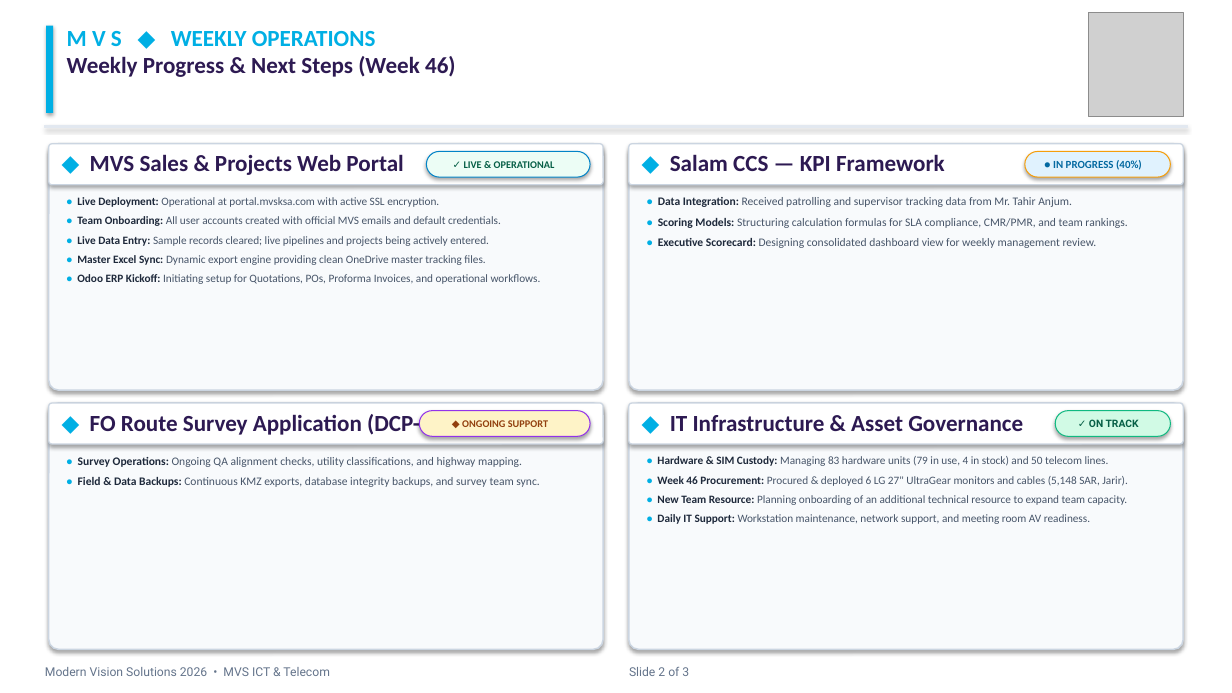
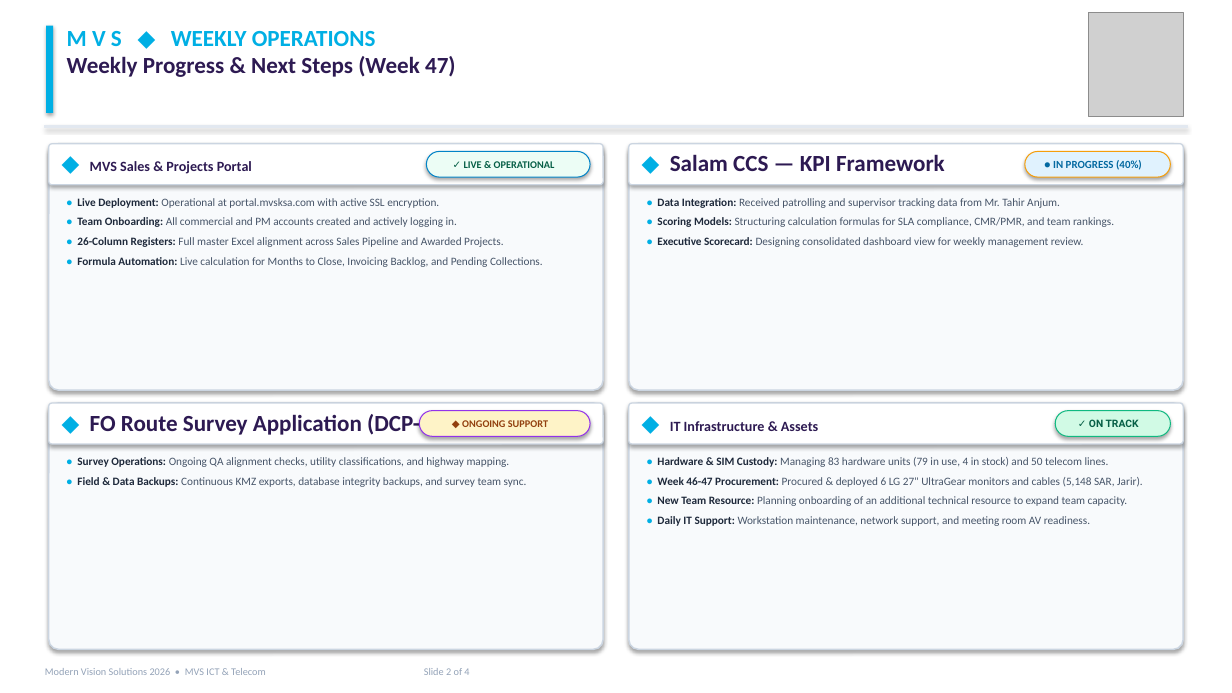
Before and after one commit to danishakbarofficial-create/mvs-portal, a slide deck: slide 2 of Presentation/MVS Weekly Tasks and IT Assets Presentation.pptx. Drawn at 1232x693 pixels with LibreOffice and Linux fonts; fonts in the diff are those of the drawing; grey boxes stand for pictures. Boxes give left, top, right and bottom in pixels: in the first picture for what was removed or moved away, otherwise in the second. Text is boxed around its words. In the diff, an @@ line names an element or a change of style, - is before the commit and + after.

Commit message:
feat: generate Week 47 presentation with dedicated Strategic Initiatives slide (Salam Automation & Odoo ERP)

```diff
--- a/Presentation/MVS Weekly Tasks and IT Assets Presentation.pptx
+++ b/Presentation/MVS Weekly Tasks and IT Assets Presentation.pptx
@@ text at (67, 56, 456, 77): text changed @@
-Weekly Progress & Next Steps (Week 46)
+Weekly Progress & Next Steps (Week 47)
@@ text at (90, 161, 252, 174): text changed; size 18 to 11 pt @@
-◆ MVS Sales & Projects Web Portal
+◆ MVS Sales & Projects Portal
@@ text "• Data Integration: Received patrolling ..." at (657, 198, 1114, 247): size 9 to 8.8 pt; line spacing 1.14 to 1.18 @@
@@ text at (77, 217, 543, 267): text changed @@
-• Team Onboarding: All user accounts created with official MVS emails and default credentials.
-• Live Data Entry: Sample records cleared; live pipelines and projects being actively entered.
-• Master Excel Sync: Dynamic export engine providing clean OneDrive master tracking files.
-• Odoo ERP Kickoff: Initiating setup for Quotations, POs, Proforma Invoices, and operational workflows.
+• Team Onboarding: All commercial and PM accounts created and actively logging in.
+• 26-Column Registers: Full master Excel alignment across Sales Pipeline and Awarded Projects.
+• Formula Automation: Live calculation for Months to Close, Invoicing Backlog, and Pending Collections.
@@ text at (670, 421, 818, 431): text changed; size 18 to 11 pt @@
-◆ IT Infrastructure & Asset Governance
+◆ IT Infrastructure & Assets
@@ text "• Survey Operations: Ongoing QA ..." at (77, 457, 527, 487): size 9 to 8.8 pt; line spacing 1.14 to 1.18 @@
@@ text at (657, 477, 1143, 487): text changed @@
-• Week 46 Procurement: Procured & deployed 6 LG 27" UltraGear monitors and cables (5,148 SAR, Jarir).
+• Week 46-47 Procurement: Procured & deployed 6 LG 27" UltraGear monitors and cables (5,148 SAR, Jarir).
@@ text at (657, 457, 1128, 526): line spacing 1.14 to 1.18 @@
@@ text at (45, 668, 469, 675): text changed; size 9.5 to 8 pt; font Roboto to Calibri; text colour #64748B to #94A3B8 @@
-Modern Vision Solutions 2026 • MVS ICT & Telecom Slide 2 of 3
+Modern Vision Solutions 2026 • MVS ICT & Telecom Slide 2 of 4
```
Also in this commit, not shown: 2 other slides changed, 1 slide added, 4 other files.
